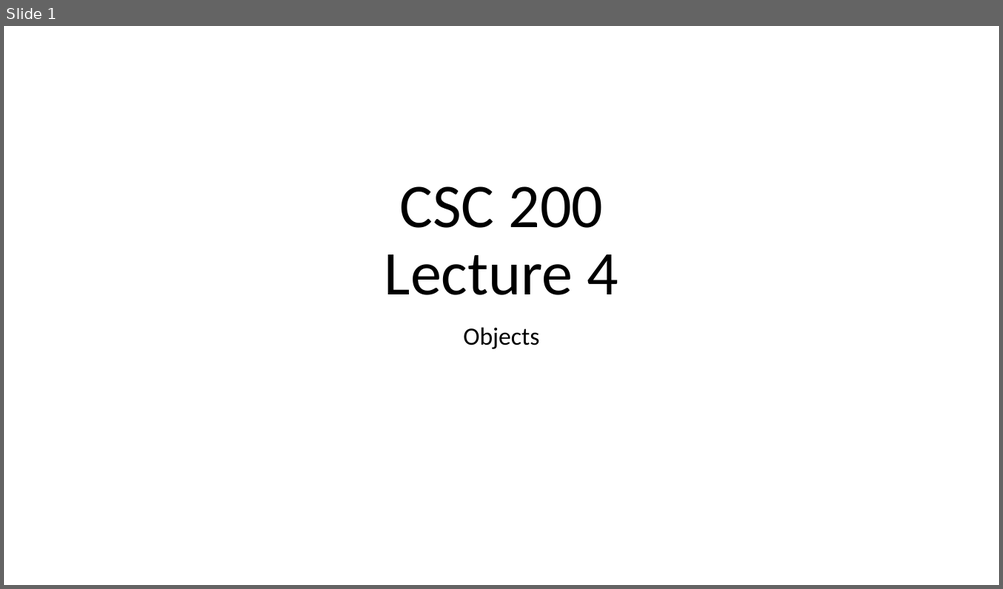
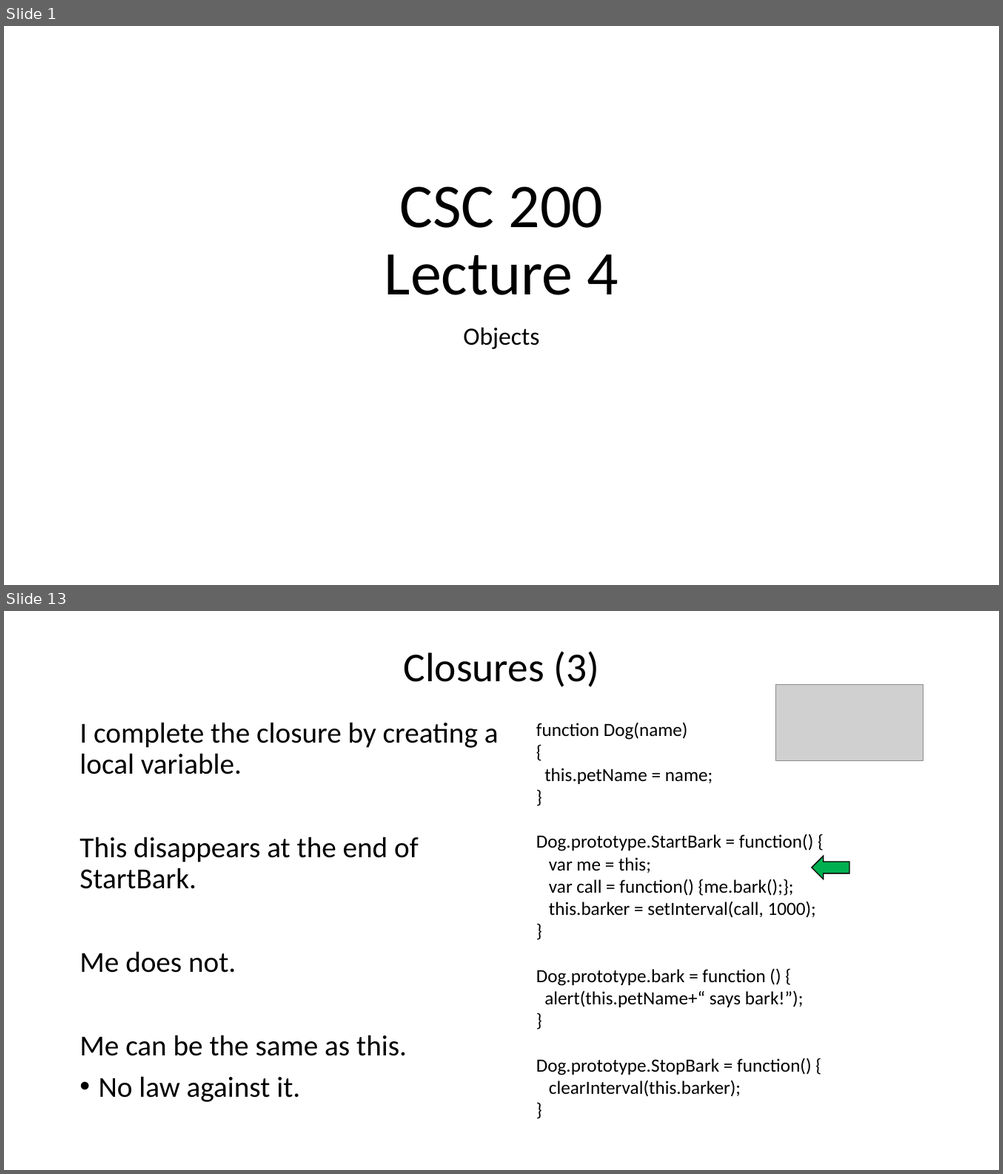
Before and after one commit to bsdillon/cs200_Spring2020, a slide deck: Lecture/Lect4-Objects.pptx. Shown one above the other, each under a label of ours: slide 1 before the commit, slides 1 and 13 after it; the slides between them are not shown. The pictures are 1003x589 and 1003x1174 pixels, drawn with LibreOffice and Linux fonts; fonts in the diff are those of the drawing; grey boxes stand for pictures. Boxes give left, top, right and bottom in pixels: in the first picture for what was removed or moved away, otherwise in the second. Text is boxed around its words. In the diff, an @@ line names an element or a change of style, - is before the commit and + after.

```diff
--- a/Lecture/Lect4-Objects.pptx
+++ b/Lecture/Lect4-Objects.pptx
@@ slide 13 added at <box>4,611,999,1170</box>, background #FFFFFF @@
@@ title added at <box>404,651,599,687</box>, 39.6 pt, text #000000 @@
+Closures (3)
@@ picture added at <box>776,685,922,760</box> @@
@@ text added at <box>79,722,498,1102</box>, 28 pt, text #000000 @@
+I complete the closure by creating a local variable.
+This disappears at the end of StartBark.
+Me does not.
+Me can be the same as this.
+• No law against it.
@@ text added at <box>536,722,816,1097</box>, 18 pt, text #000000 @@
+function Dog(name)
+{
+this.petName = name;
+}
+Dog.prototype.StartBark = function() {
+var me = this;
+var call = function() {me.bark();};
+this.barker = setInterval(call, 1000);
+}
+Dog.prototype.bark = function () {
+alert(this.petName+“ says bark!”);
+}
+Dog.prototype.StopBark = function() {
+clearInterval(this.barker);
+}
@@ right arrow added at <box>811,856,849,880</box>, fill #00B050, outline #000000 1 pt @@
```
Also in this commit, not shown: 11 other slides added, 1 slide removed.
